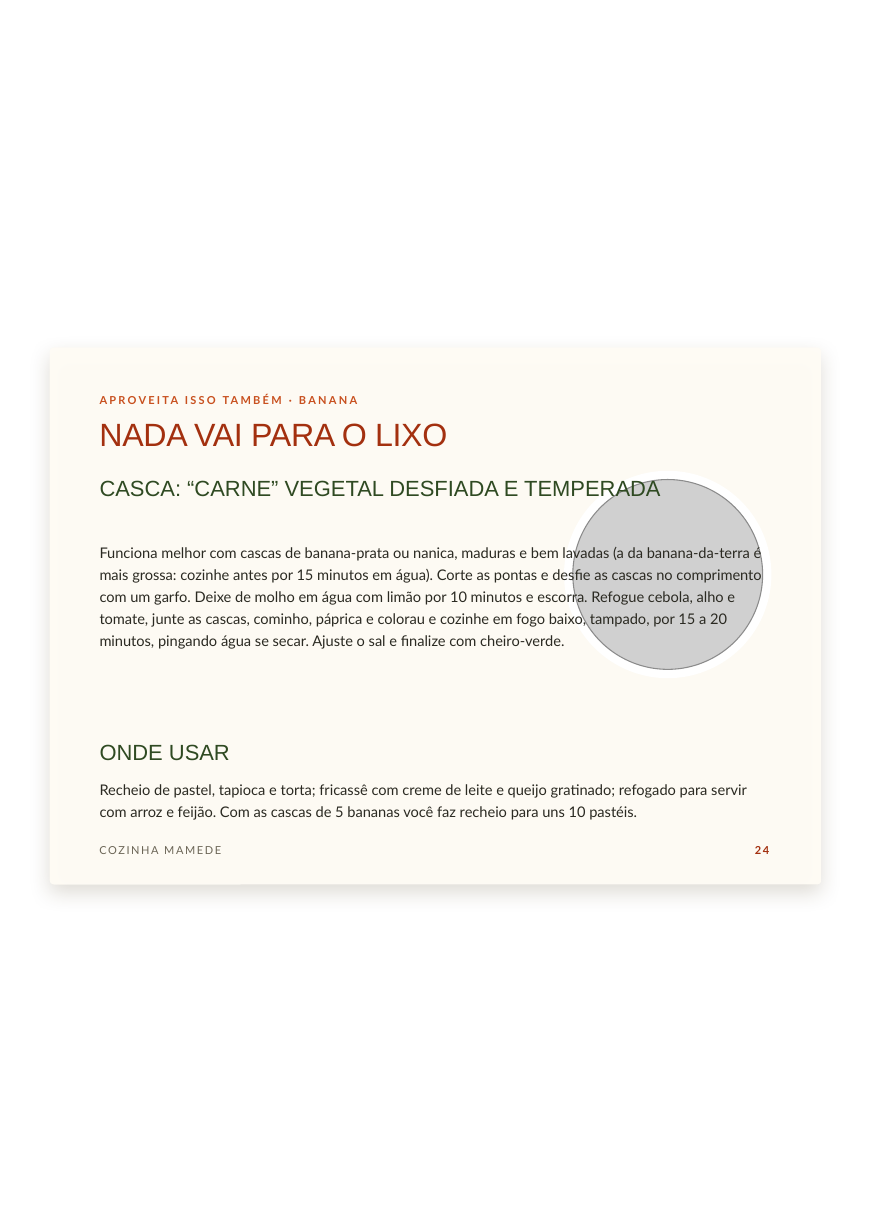
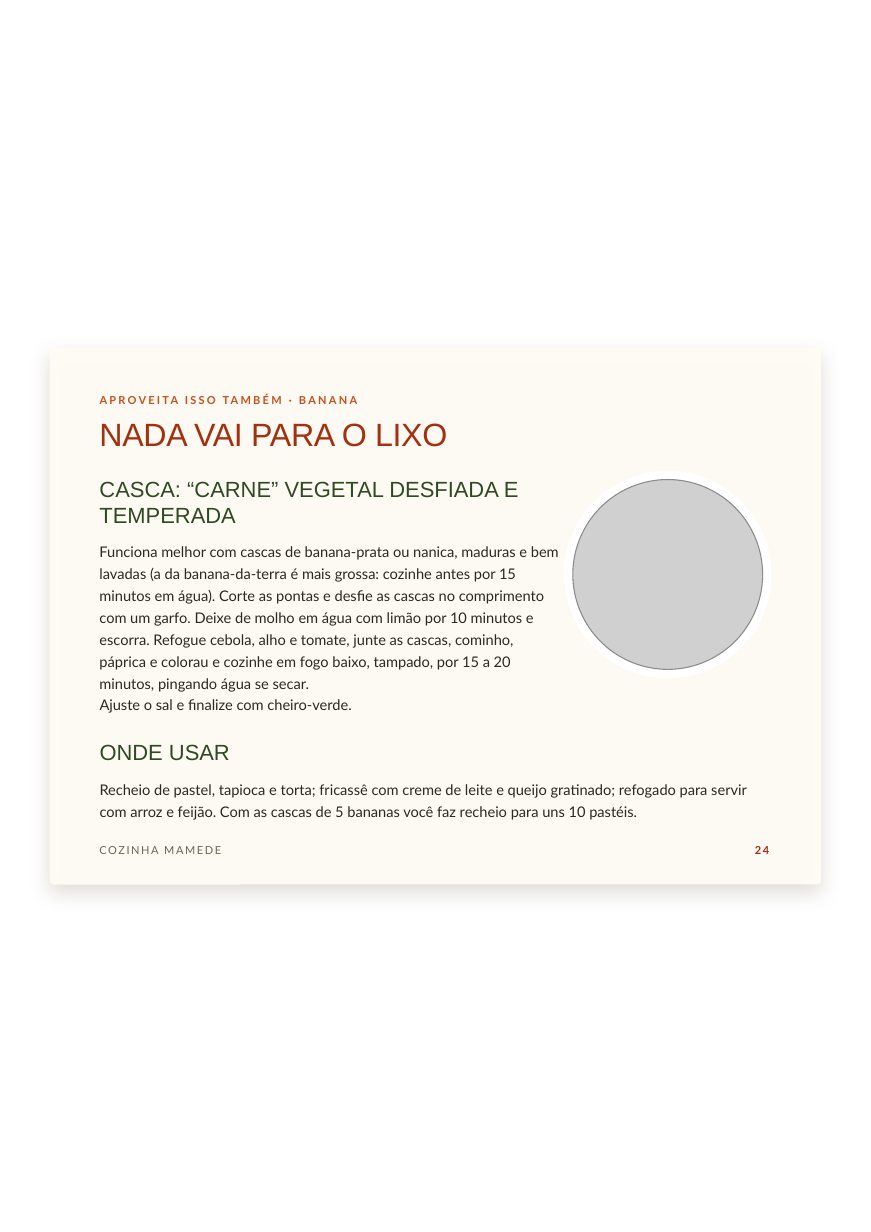
Before and after one commit to monelleayabamensah-hub/ebook-receitas, a slide deck: slide 30 of versoes/VERSAO ESTAMPAS/Cozinha-Mamede-Canva.pptx. Drawn at 871x1232 pixels with LibreOffice and Linux fonts; fonts in the diff are those of the drawing; grey boxes stand for pictures; background and template pictures are left out. Boxes give left, top, right and bottom in pixels: in the first picture for what was removed or moved away, otherwise in the second. Text is boxed around its words. In the diff, an @@ line names an element or a change of style, - is before the commit and + after.

```diff
--- a/versoes/VERSAO ESTAMPAS/Cozinha-Mamede-Canva.pptx
+++ b/versoes/VERSAO ESTAMPAS/Cozinha-Mamede-Canva.pptx
@@ text "CASCA: “CARNE” VEGETAL DESFIADA E ..." rewrapped from (100, 479, 660, 500) to (99, 481, 519, 523) @@
@@ text at (99, 546, 559, 692): text changed @@
-Funciona melhor com cascas de banana-prata ou nanica, maduras e bem lavadas (a da banana-da-terra é mais grossa: cozinhe antes por 15 minutos em água). Corte as pontas e desfie as cascas no comprimento com um garfo. Deixe de molho em água com limão por 10 minutos e escorra. Refogue cebola, alho e tomate, junte as cascas, cominho, páprica e colorau e cozinhe em fogo baixo, tampado, por 15 a 20 minutos, pingando água se secar. Ajuste o sal e finalize com cheiro-verde.
+Funciona melhor com cascas de banana-prata ou nanica, maduras e bem lavadas (a da banana-da-terra é mais grossa: cozinhe antes por 15 minutos em água). Corte as pontas e desfie as cascas no comprimento com um garfo. Deixe de molho em água com limão por 10 minutos e escorra. Refogue cebola, alho e tomate, junte as cascas, cominho, páprica e colorau e cozinhe em fogo baixo, tampado, por 15 a 20 minutos, pingando água se secar.
@@ text added at (100, 699, 351, 713), 10 pt, text #2B2A22 @@
+Ajuste o sal e finalize com cheiro-verde.
```
Also in this commit, not shown: 5 other slides changed, 6 other files.
